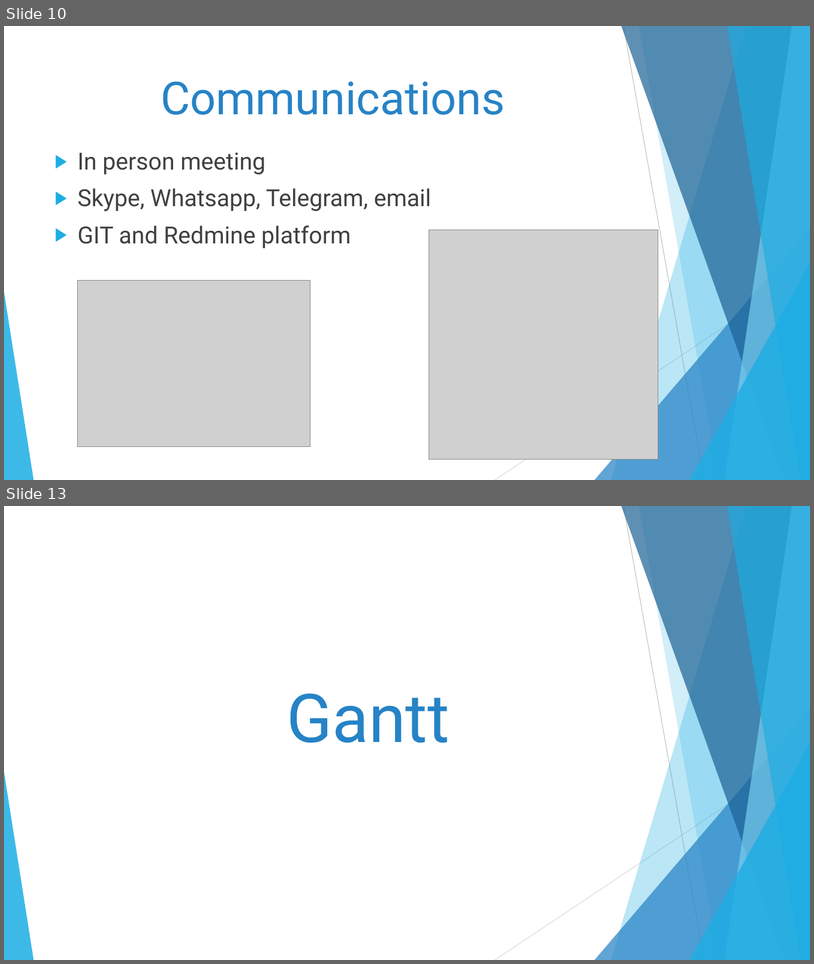
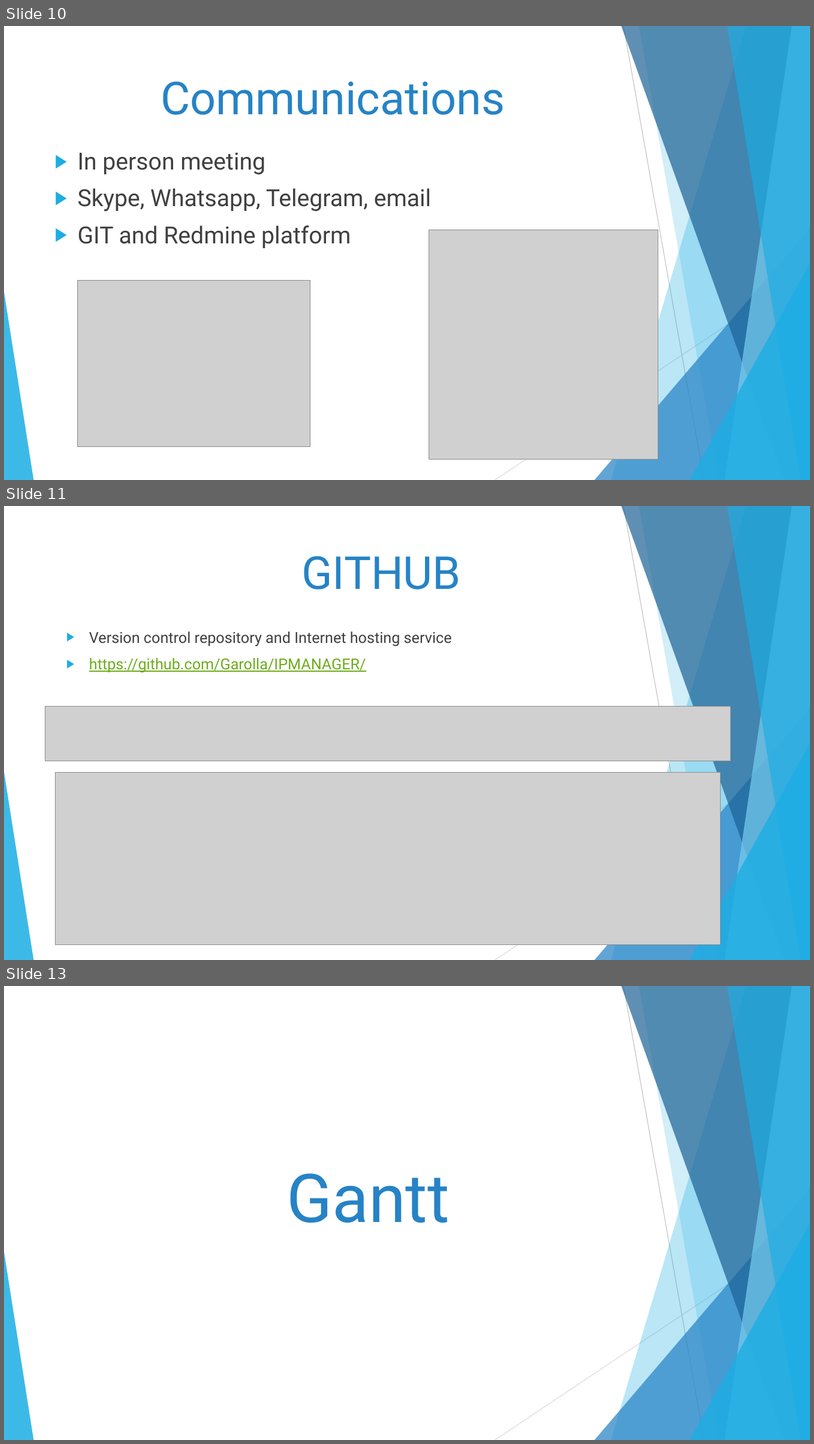
Before and after one commit to Garolla/IPMANAGER, a slide deck: slides/GINA_SDP_final.pptx. Shown one above the other, each under a label of ours: slides 10 and 13 before the commit, slides 10, 11 and 13 after it; the slides between them are not shown. The pictures are 814x964 and 814x1444 pixels, drawn with LibreOffice and Linux fonts; fonts in the diff are those of the drawing; grey boxes stand for pictures. Boxes give left, top, right and bottom in pixels: in the first picture for what was removed or moved away, otherwise in the second. Text is boxed around its words. In the diff, an @@ line names an element or a change of style, - is before the commit and + after.

```diff
--- a/slides/GINA_SDP_final.pptx
+++ b/slides/GINA_SDP_final.pptx
@@ slide 11 added at bbox=[4, 506, 810, 960], background #FFFFFF; not listed: 10 template elements that a slide beside it also shows @@
@@ title added at bbox=[302, 556, 461, 589], 54 pt, text #2683C6 @@
+GITHUB
@@ text added at bbox=[89, 631, 452, 673], 18 pt, text #404040 @@
+▶ Version control repository and Internet hosting service
+▶ https://github.com/Garolla/IPMANAGER/
@@ picture added at bbox=[45, 706, 731, 761] @@
@@ picture added at bbox=[56, 772, 721, 944] @@
```
Also in this commit, not shown: 3 slides changed, 3 other slides added, 4 slides removed.
